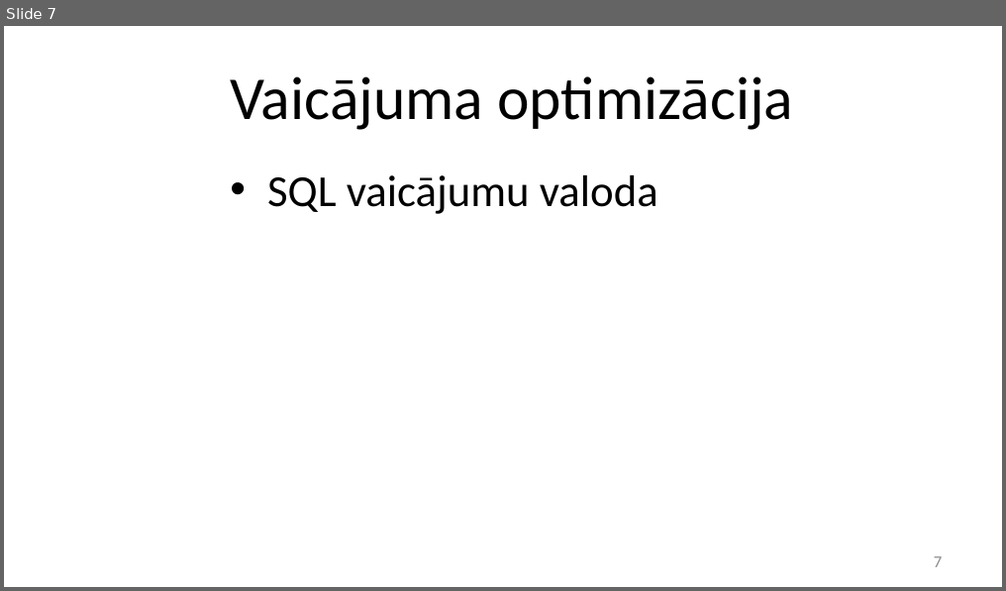
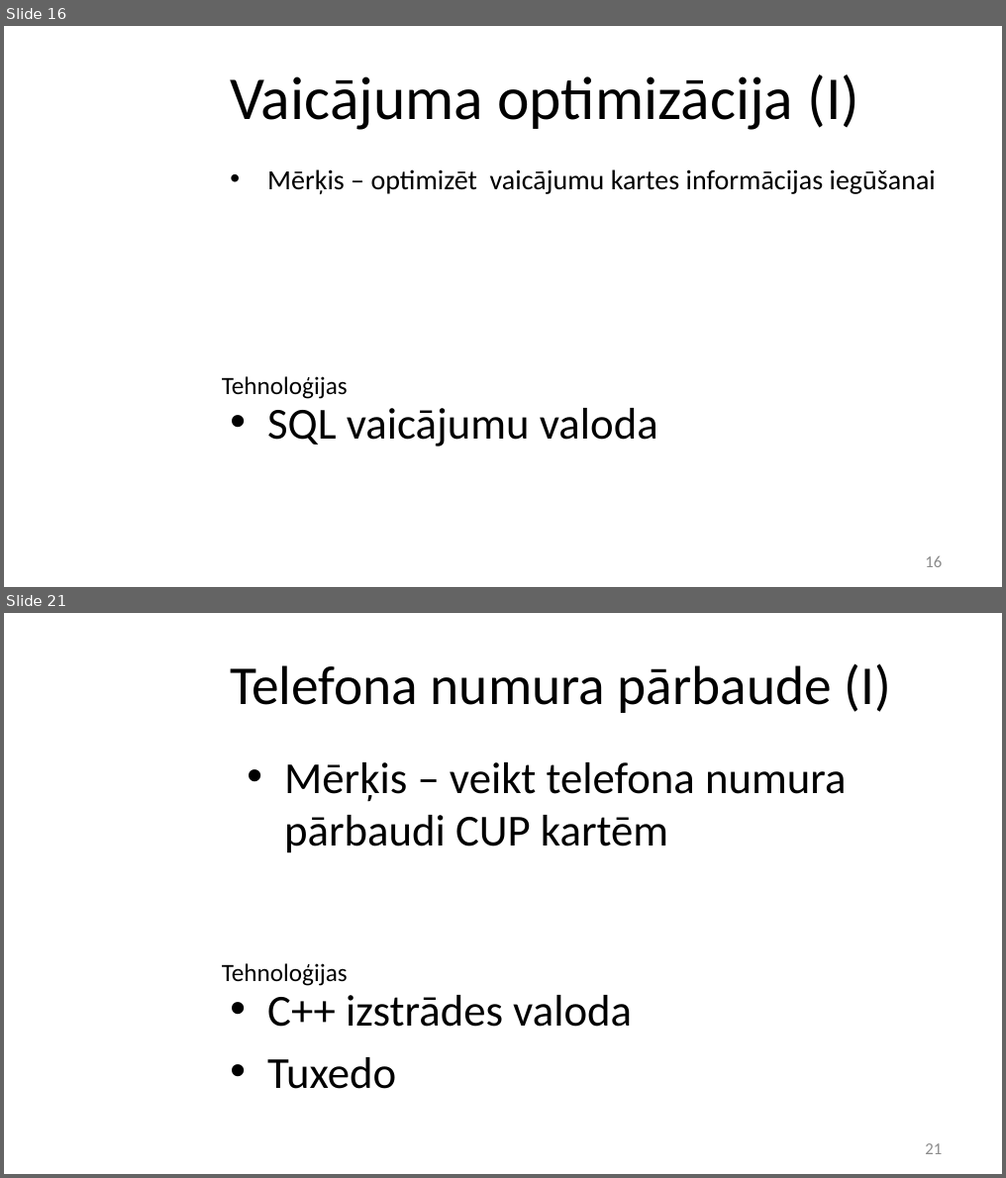
Before and after one commit to stabone/lore-parit, a slide deck: prezentacija.pptx. Shown one above the other, each under a label of ours: slide 7 before the commit, slides 16 and 21 after it; the slides between them are not shown. The pictures are 1006x591 and 1006x1178 pixels, drawn with LibreOffice and Linux fonts; fonts in the diff are those of the drawing; background and template pictures are left out. Boxes give left, top, right and bottom in pixels: in the first picture for what was removed or moved away, otherwise in the second. Text is boxed around its words. In the diff, an @@ line names an element or a change of style, - is before the commit and + after.

```diff
--- a/prezentacija.pptx
+++ b/prezentacija.pptx
@@ slide 21 added at (x1=4, y1=613, x2=1002, y2=1174), background picture (left out) @@
@@ title added at (x1=230, y1=663, x2=892, y2=713), 39.6 pt, text #000000 @@
+Telefona numura pārbaude (I)
@@ text added at (x1=284, y1=762, x2=846, y2=854), 32 pt, text #000000 @@
+• Mērķis – veikt telefona numura pārbaudi CUP kartēm
@@ text added at (x1=222, y1=963, x2=348, y2=986), 18 pt, text #000000 @@
+Tehnoloģijas
@@ text added at (x1=267, y1=995, x2=632, y2=1089), 32 pt, text #000000 @@
+• C++ izstrādes valoda
+• Tuxedo
@@ page number added at (x1=925, y1=1144, x2=942, y2=1155), 12 pt, text #8C8C8C @@
+21
@@ what was slide 7 is now slide 16 @@
@@ slide 16 changed as well @@
@@ title at (x1=230, y1=75, x2=859, y2=130): text changed @@
-Vaicājuma optimizācija
+Vaicājuma optimizācija (I)
@@ text added at (x1=267, y1=170, x2=936, y2=194), 20 pt, text #000000 @@
+• Mērķis – optimizēt vaicājumu kartes informācijas iegūšanai
@@ text added at (x1=222, y1=376, x2=348, y2=399), 18 pt, text #000000 @@
+Tehnoloģijas
@@ text "SQL vaicājumu valoda" moved from (x1=267, y1=175, x2=658, y2=214) to (x1=267, y1=408, x2=658, y2=447) @@
@@ page number at (x1=925, y1=557, x2=942, y2=568): text changed @@
-7
+16
```
Also in this commit, not shown: 8 other slides changed, 14 other slides added.
